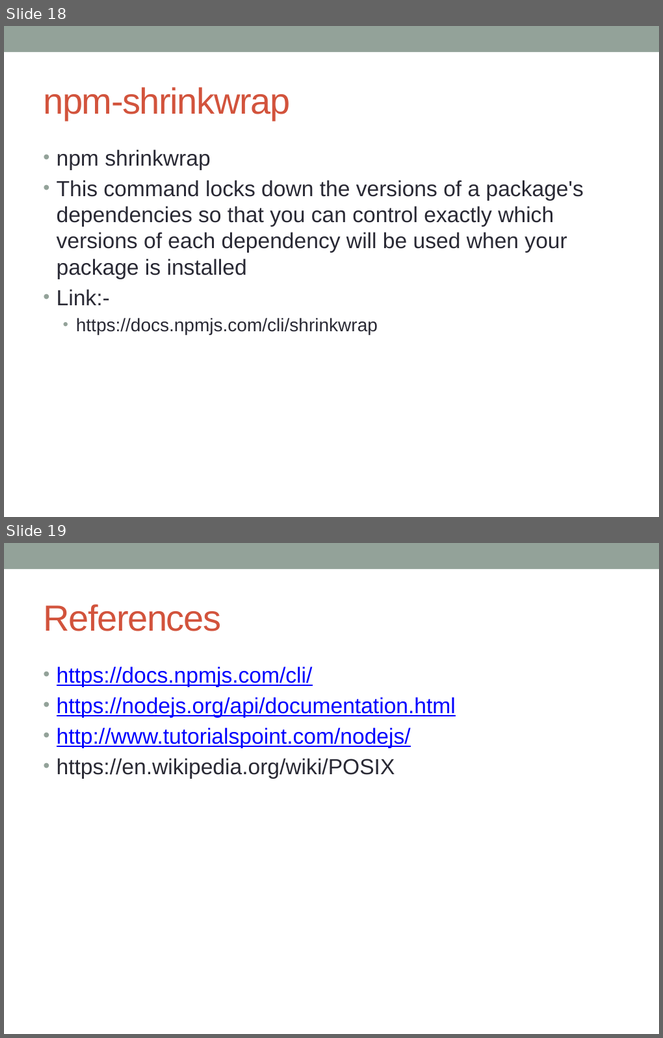
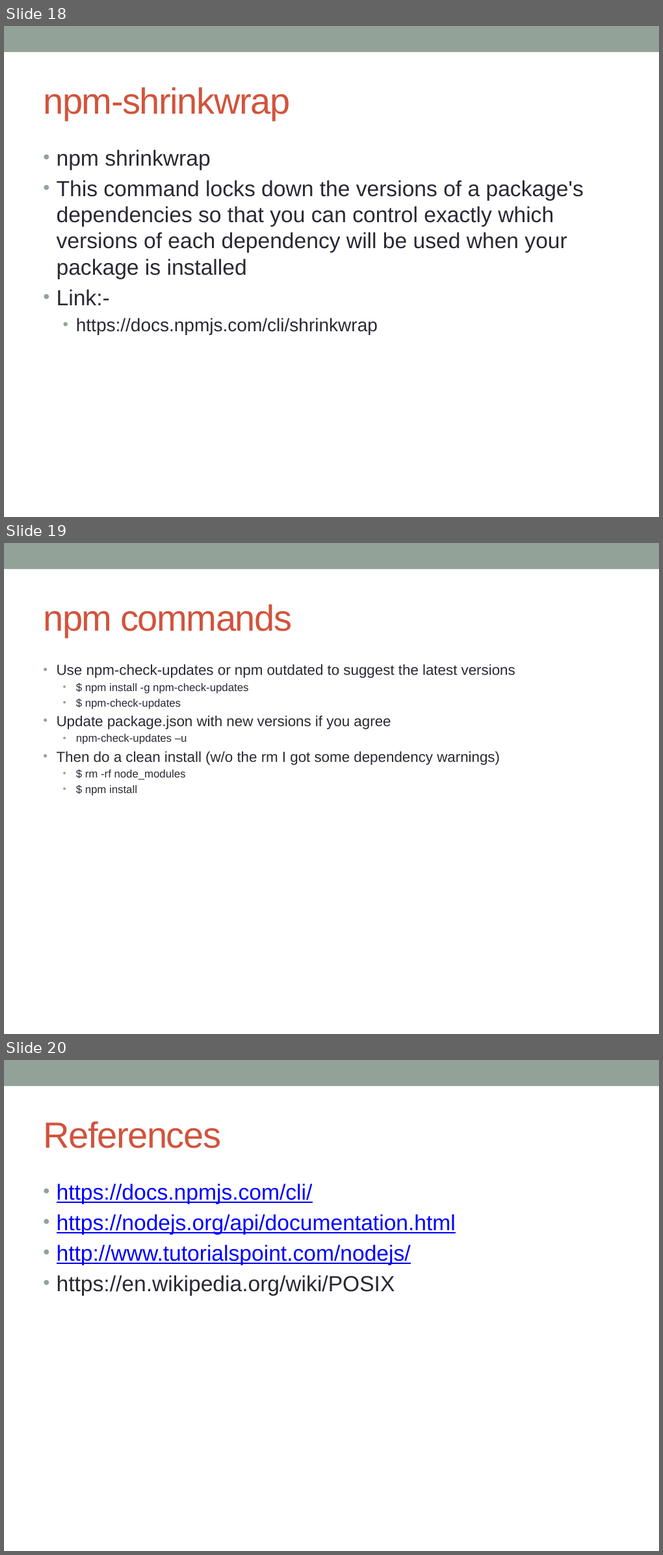
Before and after one commit to notionquest/ProjectDocumentation, a slide deck: NodeJS.pptx. Shown one above the other, each under a label of ours: slides 18 and 19 before the commit, slides 18, 19 and 20 after it. The pictures are 663x1038 and 663x1555 pixels, drawn with LibreOffice and Linux fonts; fonts in the diff are those of the drawing. Boxes give left, top, right and bottom in pixels: in the first picture for what was removed or moved away, otherwise in the second. Text is boxed around its words. In the diff, an @@ line names an element or a change of style, - is before the commit and + after.

Commit message:
NodeJS and AngJS directives

```diff
--- a/NodeJS.pptx
+++ b/NodeJS.pptx
@@ slide 19 added at (4, 543, 659, 1034), background #FFFFFF; not listed: 1 template element that a slide beside it also shows @@
@@ title added at (43, 604, 292, 637), 40 pt, text #D2533C @@
+npm commands
@@ text added at (57, 664, 516, 796), 16 pt, text #292934 @@
+• Use npm-check-updates or npm outdated to suggest the latest versions
+  • $ npm install -g npm-check-updates
+  • $ npm-check-updates
+• Update package.json with new versions if you agree
+  • npm-check-updates –u
+• Then do a clean install (w/o the rm I got some dependency warnings)
+  • $ rm -rf node_modules
+  • $ npm install
@@ what was slide 19 is now slide 20 @@
```
Also in this commit, not shown: 1 other file.
